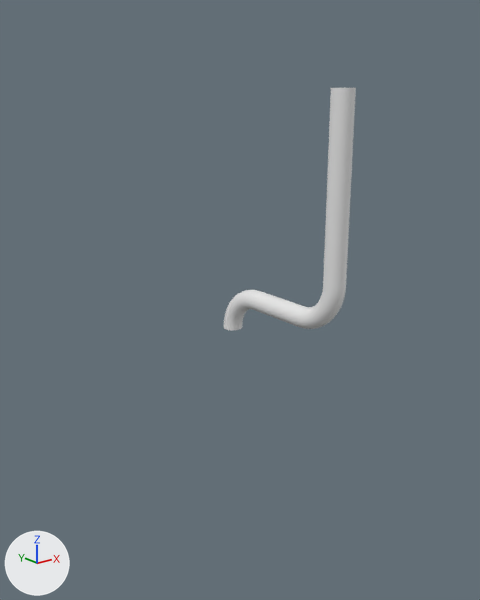
Two versions of the Blender file Office Chair.blend, one commit apart.
One viewpoint serves both versions: a 50 mm camera at (-10.41, -10.69, 5.02) aimed at (-0.09, 2.22, -0.15). Lighting does not change. The marker at lower left points along +X, +Y and +Z.
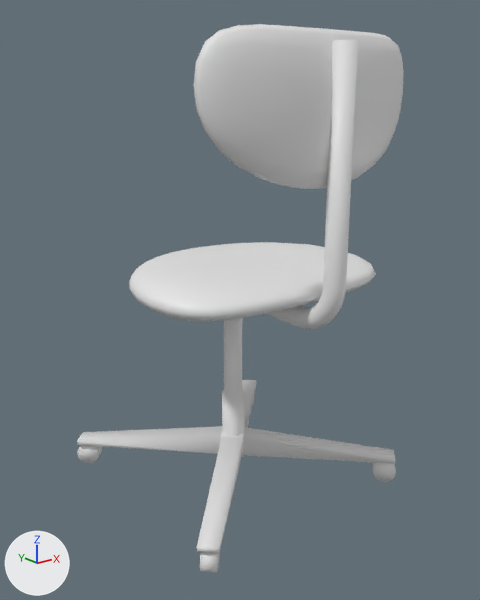
Boxes [x1, y1, x2, y2] around the edits, measured in the pictures (480 x 600 px):
```json
{"object": "Cube.002", "change": "added", "after": [193, 24, 403, 189]}
{"object": "Cube", "change": "added", "after": [129, 242, 376, 322]}
{"object": "Torus.001", "change": "reshaped", "before": [224, 88, 356, 330], "after": [222, 40, 358, 436], "on screen": "63% taller"}
{"object": "Cube.001", "change": "added", "after": [77, 380, 396, 573]}
{"part": 1, "of": "me_torus_001", "change": "built on", "before": [323, 88, 356, 288], "after": [323, 40, 358, 288]}
{"part": 2, "of": "me_torus_001", "change": "added", "after": [222, 328, 244, 436]}
```

The change, as JSON lines over the scene's bpy script:
```json
{"block": "me_torus_001", "where": "# used by ob_torus_001; location = (0.0, 0.0, 0.0)"}
{"op": "remove", "block": "me_torus_001", "code": "me_torus_001.from_pydata(...)  # 1980 vertices, 1920 faces; spans x -0.25..0.25, y -1.25..2.89, z -1.03..5.1"}
{"op": "add", "block": "me_torus_001", "code": "me_torus_001.from_pydata(...)  # 2160 vertices, 2101 faces; spans x -0.31..0.31, y -1.25..2.95, z -4.13..5.98"}
{"block": "me_torus_001", "change": "me_torus_001 part 1"}
{"block": "me_torus_001", "change": "60 vertices in x -0.25..0.25, y -1.25..-0.75, z 5.1 move by (0.0, 0.0, 0.88)"}
{"block": "me_torus_001", "change": "1 new face joins them"}
{"block": "me_torus_001", "change": "me_torus_001 part 2"}
{"block": "me_torus_001", "change": "63 vertices are added at x -0.31..0.31, y 2.33..2.95, z -4.13..-2.95"}
{"block": "me_torus_001", "change": "60 new vertices lie (0.0, 0.0, -1.92) away from vertices in x -0.25..0.25, y 2.39..2.89, z -1.03"}
{"block": "me_torus_001", "change": "57 new vertices lie (0.0, 0.0, 1.18) away from vertices in x -0.31..0.31, y 2.33..2.95, z -4.13"}
{"block": "me_torus_001", "change": "180 new faces join them"}
{"op": "add", "block": "me_cube_005", "code": ["me_cube_005 = bpy.data.meshes.new('Cube.005')", "me_cube_005.from_pydata(...)  # 226 vertices, 224 faces; spans x -0.95..0.95, y -0.85..1.78, z -1.85..0.88", "me_cube_005.polygons.foreach_set('use_smooth', [True] * 224)"]}
{"op": "add", "block": "me_cube_004", "code": ["me_cube_004 = bpy.data.meshes.new('Cube.004')", "me_cube_004.from_pydata(...)  # 226 vertices, 224 faces; spans x -0.95..0.95, y -1.24..3.33, z -0.92..0.92", "me_cube_004.polygons.foreach_set('use_smooth', [True] * 224)"]}
{"op": "add", "block": "me_cube_001", "code": ["me_cube_001 = bpy.data.meshes.new('Cube.001')", "me_cube_001.from_pydata(...)  # 520 vertices, 286 faces; spans x -10.6..10.6, y -10.6..10.6, z -2.9..1.0", "me_cube_001.polygons.foreach_set('use_smooth', [True] * 286)"]}
{"op": "add", "block": "ob_cube_002", "code": ["ob_cube_002 = bpy.data.objects.new('Cube.002', me_cube_005)", "ob_cube_002.location = (0.0, -0.61, 5.2)", "ob_cube_002.scale = (3.13, 0.407, 1.17)"]}
{"op": "add", "block": "ob_cube", "code": ["ob_cube = bpy.data.objects.new('Cube', me_cube_004)", "ob_cube.location = (0.0, 1.01, 0.55)", "ob_cube.scale = (3.4, 1.19, 0.489)"]}
{"op": "add", "block": "ob_cube_001", "code": ["ob_cube_001 = bpy.data.objects.new('Cube.001', me_cube_001)", "ob_cube_001.location = (0.0, 2.64, -4.46)", "ob_cube_001.rotation_euler = (0.0, 0.0, -1.575)  # degrees (0, 0, -90)", "ob_cube_001.scale = (0.319, 0.319, 0.319)"]}
```
